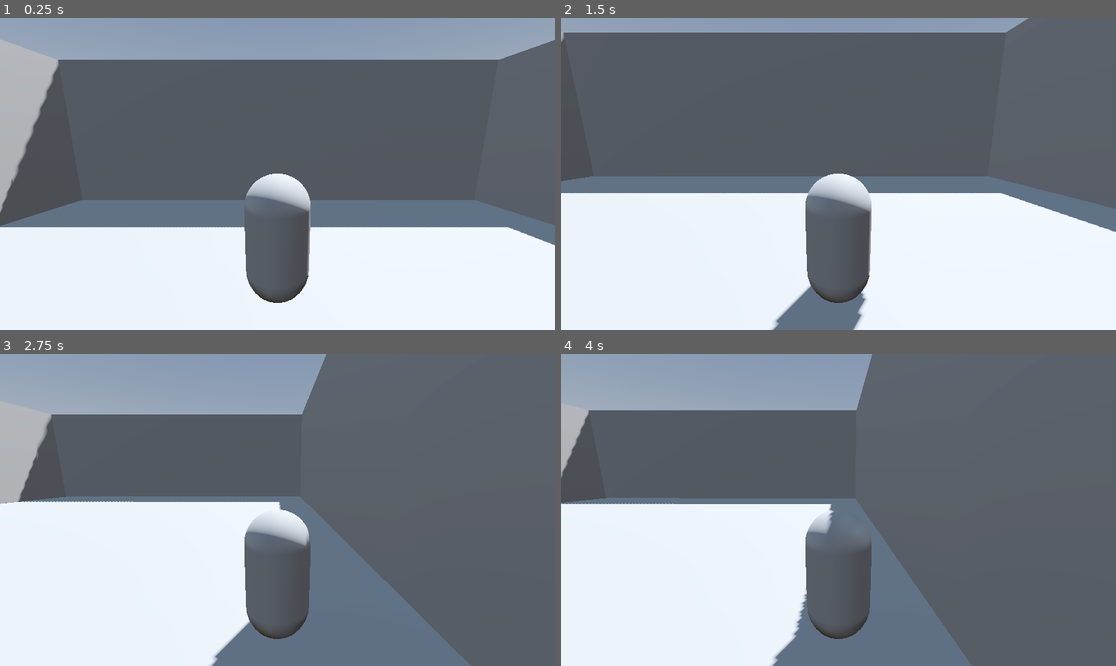
Above: before the commit, frames 1-4 (two rows, left to right).
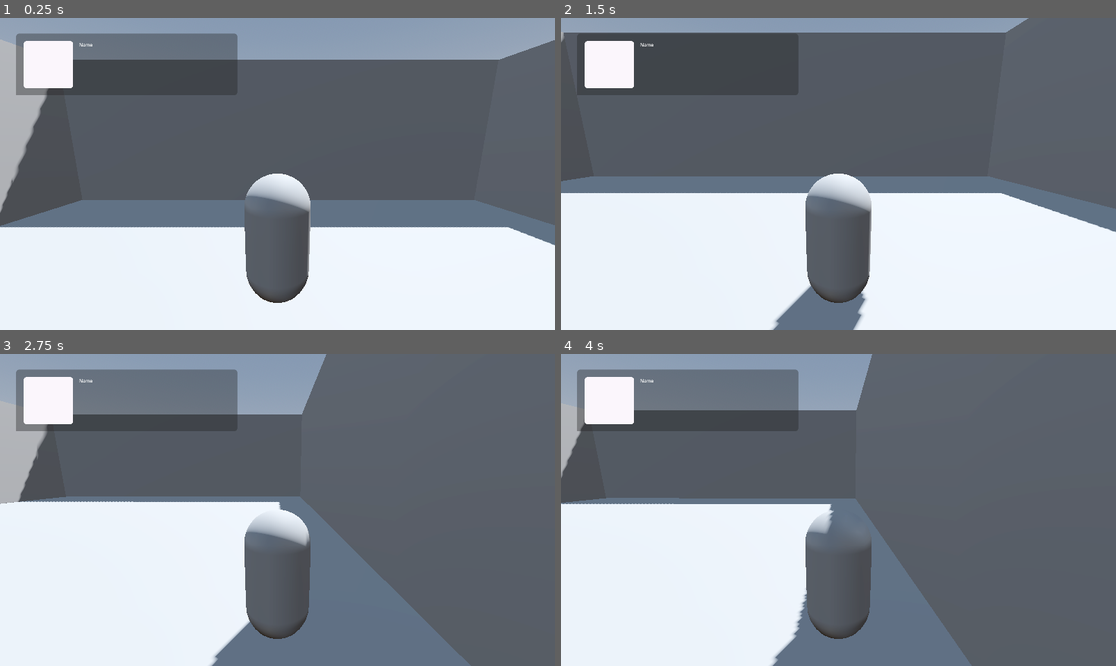
Above: after the commit, the same moments.

Repository: UncleJohnKun/who-am-i-
Game: Godot game, scene res://main.tscn
Same seed, same stepped clock (60 frames per second), same inputs: the game is played once before the commit and once after it.
Inputs (mouse positions are in pixels of both pictures, inside the frame that each line leads up to):
- Up to frame 1 (0.25 s): no input
- Up to frame 2 (1.5 s): move the mouse to (960, 158) at 0.52 s; hold D (move_right) 0.53-1.28 s; click (960, 158) at 0.67 s; move the mouse to (727, 189) at 1.27 s; hold S (move_back) from 1.28 s (still down)
- Up to frame 3 (2.75 s): move the mouse to (333, 441) at 2.02 s; release S (move_back) at 2.03 s; hold D (move_right) from 2.03 s (still down)
- Up to frame 4 (4 s): move the mouse to (810, 572) at 2.77 s; release D (move_right) at 2.78 s; hold W (move_forward) 2.78-3.53 s; click (810, 572) at 2.92 s; move the mouse to (1005, 556) at 3.52 s; hold A (move_left) from 3.53 s (still down)

The runs differ from the first frame. In frame 1, 7.8% of the frame differs, in the area x 2-43%, y 4-25%; in frame 2, 7.8%; in frame 3, 7.9%; in frame 4, 7.9%.

Commit message:
update UI stuff

Diff:
--- a/main.tscn
+++ b/main.tscn
@@ -1,5 +1,6 @@
-[gd_scene load_steps=9 format=3 uid="uid://bax01gls3cxg7"]
+[gd_scene load_steps=10 format=3 uid="uid://bax01gls3cxg7"]
 
+[ext_resource type="PackedScene" uid="uid://c8qm1btxbuprw" path="res://gameUI.tscn" id="1_2fmrj"]
 [ext_resource type="PackedScene" uid="uid://cdublr0mojqb" path="res://player.tscn" id="1_ly2g7"]
 
 [sub_resource type="ProceduralSkyMaterial" id="ProceduralSkyMaterial_e26qb"]
@@ -89,3 +90,7 @@
 
 [node name="CollisionShape3D" type="CollisionShape3D" parent="Node/Floor/StaticBody3D"]
 shape = SubResource("ConcavePolygonShape3D_4kttr")
+
+[node name="Node2D" type="Node2D" parent="."]
+
+[node name="GameUI" parent="Node2D" instance=ExtResource("1_2fmrj")]
